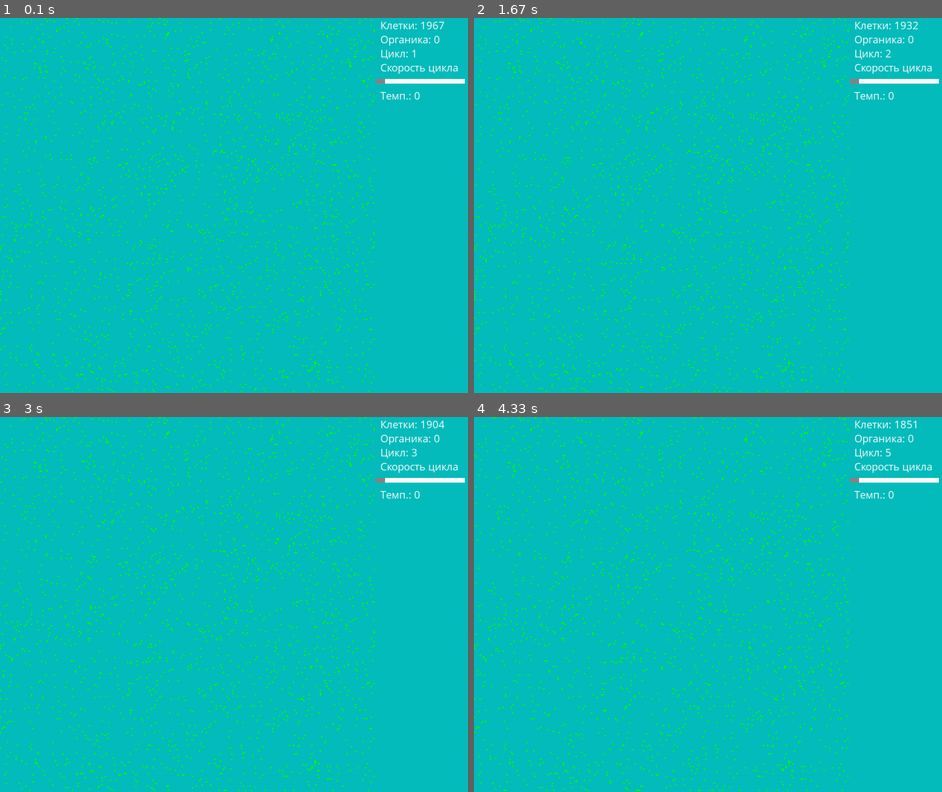
Above: before the commit, frames 1-4 (two rows, left to right).
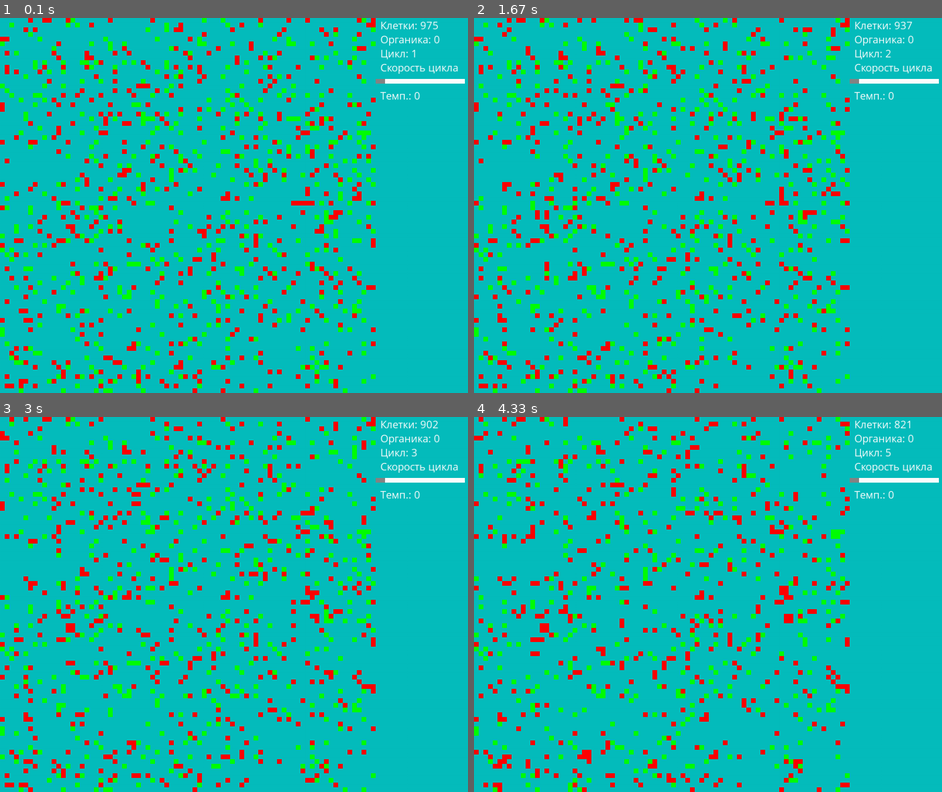
Above: after the commit, the same moments.

Repository: PilotOfAsuka/CellLabPython
Game: pygame game, started from main.py
Two runs of this game, one before a commit and one after it. Both use one fixed random seed, a clock stepped at 60 frames per second and the inputs below.
Inputs (mouse positions are in pixels of both pictures, inside the frame that each line leads up to):
- Up to frame 1 (0.1 s): no input
- Up to frame 2 (1.67 s): no input
- Up to frame 3 (3 s): move the mouse to (299, 522) at 2.4 s; click (299, 522) at 2.68 s
- Up to frame 4 (4.33 s): no input

The runs differ from the first frame. In frame 1, 14% of the frame differs, in the area x 0-95%, y 0-100%; in frame 2, 14%; in frame 3, 13%; in frame 4, 12%.

Commit message:
0.0.1 Predators
Добавлены клетки хищников всё теперь следующие планы на будущее это делать полный рефакторинг кода а после добавлять новые фишки пока останавливаемся на этом нужно вывести все зависимости и убрать все магические числа

Diff:
--- a/configs.py
+++ b/configs.py
@@ -8,10 +8,10 @@
 gui_ofset = 200 # Отступ справа от края для интерфейса
 
 # Мир теперь состоит из клеточек
-CELL_SIZE = 3 # Размер клетки изменяя этот параметр меняется масштаб
+CELL_SIZE = 10 # Размер клетки изменяя этот параметр меняется масштаб
 GRID_SIZE_W = (width - gui_ofset) // CELL_SIZE # Задаем ширину сетки мира (-200 Это отступ для интерфеса)
 GRID_SIZE_H = height // CELL_SIZE # Задаем высоту сетки мира
-START_NUM_OF_CELL = 2000 # Стартовое число клеток при создании мира
+START_NUM_OF_CELL = 500 # Стартовое число клеток при создании мира
 gen_size = 64 # Размер гена
 
 # Кортеж направлений
--- a/func.py
+++ b/func.py
@@ -75,4 +75,10 @@
     # Преобразуем исходное значение в диапазоне от 0 до 1
     normalized = (input_value - original_min) / (original_max - original_min)
     # Преобразуем нормализованное значение в целевой диапазон
-    return normalized * (target_max - target_min) + target_min
+    return int(normalized * (target_max - target_min) + target_min)
+
+def euclidean_distance(point1, point2):
+    x1, y1 = point1
+    x2, y2 = point2
+    distance = np.sqrt((x1 - x2) ** 2 + (y1 - y2) ** 2)
+    return int(distance)
--- a/genome.py
+++ b/genome.py
@@ -23,16 +23,16 @@
     # функция выполнения генома
     def execute_genome(self):
         # Проверка на смерть бота, если его пищи нет
-        if self.food < 0:  # Условие смерти клетки при отрецательной энергии
+        if self.food <= 0:  # Условие смерти клетки при отрецательной энергии
             x, y = self.position
             surface.world_grid[y][x] = None  # Удаление бота из сетки
-        if self.food >= 1000:  # Условие для деления клетки
+        elif self.food >= 1000:  # Условие для деления клетки
             self.reproduce()
-
-        # За то что клетка думает она теряет энергию
-        self.food -= func.normalize_value(temp, -15, 15, 20, 10)
-        command = self.genome[self.ptr]  # УТК
-        self.execute_command(command)  # Выполнение команды генома (УТК)
+        elif self.food in range(1,1000):
+            # За то что клетка думает она теряет энергию
+            self.food -= func.normalize_value(temp, -15, 15, 10, 5)
+            command = self.genome[self.ptr]  # УТК
+            self.execute_command(command)  # Выполнение команды генома (УТК)
 
         # функция выполнений команд
 
@@ -42,10 +42,12 @@
             self.photosynthesis()
         elif command in range(21, 25):
             self.move()
-        elif command == range(1, 9):
+        elif command == range(0, 9):
             self.how_many_food()
         elif command in range(26, 30):
             self.is_this_temp()
+        elif command in range(31, 40):
+            self.command_view()
         else:
             # Если у числа нет команды то происходит безусловный переход
             self.move_ptr_to()
@@ -63,9 +65,8 @@
     # Функция команды "Сколько у меня еды?"
     def how_many_food(self):
         food_index = (self.ptr + 1) % len(self.genome)  # Получаем смещение
-        next_ptr_index = (self.ptr + 2) % len(self.genome)
-        next_next_ptr_index = (
-            self.ptr + 3 + func.normalize_value(temp, -15, 15, 3, 6)) % len(self.genome)
+        next_ptr_index = (self.ptr + 2 + func.euclidean_distance(self.position, sun_coord)) % len(self.genome)
+        next_next_ptr_index = (self.ptr + 3 + func.euclidean_distance(self.position, sun_coord)) % len(self.genome)
         food_genome = self.genome[food_index] * 15  # Получаем условие перехода
 
         if self.food >= food_genome:
@@ -80,7 +81,6 @@
     # функция движения клетки и проверки на столкновение
     def move(self):
         # Модификация для движения бота
-        _, sun_dist = self.food_consumption()
         move_dir_index = (self.ptr + 1) % len(self.genome)  # Индекс смещения
         # Выбираем направление на основе смещения
         move_dir = self.genome[move_dir_index] % len(cfg.move_directions)
@@ -89,7 +89,7 @@
         # Обновление позиции бота
         x, y = self.position
         new_x = (x + dx) % cfg.GRID_SIZE_W
-        new_y = y + dy if -1 < y + dy < cfg.GRID_SIZE_H else y
+        new_y = (y + dy) % cfg.GRID_SIZE_H
 
         # Проверка, свободна ли новая позиция
         if surface.world_grid[new_y][new_x] is None:
@@ -113,7 +113,7 @@
             self.position = (new_x, new_y)
             self.food += 1  # Логика расхода энергии
             dir_index = (
-                self.ptr + 3 + int(func.normalize_value(self.food, 0, 1000, 1, 10))) % len(self.genome)
+                self.ptr + 3 + func.normalize_value(self.food, 0, 1000, 1, 10)) % len(self.genome)
             self.ptr = (self.ptr + self.genome[dir_index]) % len(self.genome)
 
         # Если куда хочет шагнуть клетка есть такая же клетка
@@ -161,7 +161,7 @@
         new_bot = BotGenome(food=self.food // 2, x=x, y=y,
                             color=new_color, genome=new_genome)  # Создание нового бота
         surface.world_grid[y][x] = new_bot  # Помещаем ннового бота в мир
-        self.food //= 2  # Разделяем энергию между родительской и дочерней клетки
+        self.food //= 4  # Разделяем энергию между родительской и дочерней клетки
 
         # функция потребления еды взависимости от растояния и силы освещенности
     def food_consumption(self):
@@ -176,5 +176,232 @@
 
     def is_this_temp(self):
         temp_index = (
-            self.ptr + int(func.normalize_value(temp, -15, 15, 1, 100))) % len(self.genome)
+            self.ptr + func.normalize_value(temp, -15, 15, 30, 0)) % len(self.genome)
         self.ptr = (self.ptr + self.genome[temp_index]) % len(self.genome)
+
+    def command_view(self):
+        move_dir_index = (self.ptr + 1) % len(self.genome)  # Индекс смещения
+        # Выбираем направление на основе смещения взгляда
+        move_dir = self.genome[move_dir_index] % len(cfg.move_directions)
+        dx, dy = cfg.move_directions[move_dir]  # Получаем Направление
+        # получаем точку куда мы смотрим
+        x, y = self.position
+        new_x = (x + dx) % cfg.GRID_SIZE_W
+        new_y = (y + dy) % cfg.GRID_SIZE_H
+
+        if surface.world_grid[new_y][new_x] is None:
+            dir_index = (self.ptr + 2)  % len(self.genome)
+            self.ptr = (self.ptr + self.genome[dir_index]) % len(self.genome)
+
+        elif isinstance(surface.world_grid[new_y][new_x], objs.Food):
+            dir_index = (self.ptr + 43)  % len(self.genome)
+            self.ptr = (self.ptr + self.genome[dir_index]) % len(self.genome)
+
+        elif isinstance(surface.world_grid[new_y][new_x], Cell):
+            dir_index = (self.ptr + 59)  % len(self.genome)
+            self.ptr = (self.ptr + self.genome[dir_index]) % len(self.genome)
+
+        elif isinstance(surface.world_grid[new_y][new_x], Predator):
+            dir_index = (self.ptr + 24)  % len(self.genome)
+            self.ptr = (self.ptr + self.genome[dir_index]) % len(self.genome)
+
+
+
+class Predator(BotGenome):
+    def __init__(self, food=800, x=0, y=0, color=(255, 0, 0), genome=None):
+        super().__init__(food, x, y, color, genome)
+
+        # функция выполнения генома
+    def execute_genome(self):
+        # Проверка на смерть бота, если его пищи нет
+        if self.food <= 0:  # Условие смерти клетки при отрецательной энергии
+            x, y = self.position
+            surface.world_grid[y][x] = None  # Удаление бота из сетки
+        elif self.food >= 1000:  # Условие для деления клетки
+            self.reproduce()
+        elif self.food in range(1,1000):
+            # За то что клетка думает она теряет энергию
+            #self.food -= func.normalize_value(temp, -15, 15, 2, 1)
+            command = self.genome[self.ptr]  # УТК
+            self.execute_command(command)  # Выполнение команды генома (УТК)
+
+    def execute_command(self, command):
+        # Выполнение команды в зависимости от числа
+
+        if command in range(0, 15):
+            self.move()
+        elif command == range(16, 30):
+            self.how_many_food()
+        elif command in range(31, 40):
+            self.is_this_temp()
+        elif command in range(41, 50):
+            self.command_view()
+        else:
+            # Если у числа нет команды то происходит безусловный переход
+            self.move_ptr_to()
+        # Здесь могут быть другие команды....
+
+    # функция движения клетки и проверки на столкновение
+    def move(self):
+        self.food -= func.normalize_value(temp, -15, 15, 40, 30)
+        # Модификация для движения бота
+        move_dir_index = (self.ptr + 1) % len(self.genome)  # Индекс смещения
+        # Выбираем направление на основе смещения
+        move_dir = self.genome[move_dir_index] % len(cfg.move_directions)
+        dx, dy = cfg.move_directions[move_dir]  # Получаем Направление
+
+        # Обновление позиции бота
+        x, y = self.position
+        new_x = (x + dx) % cfg.GRID_SIZE_W
+        new_y = (y + dy) % cfg.GRID_SIZE_H
+
+        # Проверка, свободна ли новая позиция
+        if surface.world_grid[new_y][new_x] is None:
+            # Освобождаем текущую позицию
+            surface.world_grid[y][x] = None
+            # Перемещаем бота на новую позицию
+            surface.world_grid[new_y][new_x] = self
+            self.position = new_x, new_y
+            # Уменьшение количества еды бота за движение
+            # Логика расхода энергии
+
+        # Если куда хочет шагнуть клетка есть еда
+        elif isinstance(surface.world_grid[new_y][new_x], objs.Food):
+            # Освобождаем текущую позицию
+            surface.world_grid[y][x] = None
+            # Освобождаем позицию клетки с едой
+            surface.world_grid[new_y][new_x] = None
+            # Перемещаем бота на новую позицию
+            surface.world_grid[new_y][new_x] = self
+            self.position = new_x, new_y
+            self.food += 1  # Логика расхода энергии
+            dir_index = (self.ptr + 43)  % len(self.genome)
+            self.ptr = (self.ptr + self.genome[dir_index]) % len(self.genome)
+
+        # Если куда хочет шагнуть клетка есть клетка
+        elif isinstance(surface.world_grid[new_y][new_x], Cell):
+            # Освобождаем текущую позицию
+            surface.world_grid[y][x] = None
+            # Освобождаем позицию клетки с едой
+            surface.world_grid[new_y][new_x] = None
+            # Перемещаем бота на новую позицию
+            surface.world_grid[new_y][new_x] = self
+            self.position = new_x, new_y
+            self.food += 100  # Логика расхода энергии
+            dir_index = (self.ptr + 24) % len(self.genome)
+            self.ptr = (self.ptr + self.genome[dir_index]) % len(self.genome)
+        elif isinstance(surface.world_grid[new_x][new_y], Predator):
+            dir_index = (self.ptr + 59) % len(self.genome)
+            self.ptr = (self.ptr + self.genome[dir_index]) % len(self.genome)
+
+    # функция деления
+    def reproduce(self):
+        # Получаем список свободных позиций вокруг бота
+        free_positions = func.get_free_adjacent_positions(
+            self.position, surface.world_grid)
+
+        if not free_positions:
+            x, y = self.position
+            # Удаление бота из сетки если Нет свободных позиций для размножения
+            surface.world_grid[y][x] = None
+            if random.random() < 0.1:
+                # С шансом 10 процентов после смерти бота появляется органика (Если нету места для размножения)
+                surface.world_grid[y][x] = objs.Food(self, x=x, y=y, food=100)
+            return
+
+        # Выбираем случайную свободную позицию для нового бота
+        x, y = random.choice(free_positions)
+
+        # Копируем геном родителя
+        new_genome = self.genome.copy()
+
+        # Проводим мутацию в геноме
+        func.mutate_genome(new_genome)
+
+        # Создаем нового бота с мутированным геномом
+        new_color = (max(self.color[0] - 1, 90),0, 0)  # Смещаем цвета
+        new_bot = Predator(food=self.food // 2, x=x, y=y,color=new_color, genome=new_genome)  # Создание нового бота
+        surface.world_grid[y][x] = new_bot  # Помещаем ннового бота в мир
+        self.food //= 4  # Разделяем энергию между родительской и дочерней клетки
+
+class Cell(BotGenome):
+    def __init__(self, food=500, x=0, y=0, color=(0, 255, 0), genome=None):
+        super().__init__(food, x, y, color, genome)
+
+    # функция движения клетки и проверки на столкновение
+    def move(self):
+        # Модификация для движения бота
+        move_dir_index = (self.ptr + 1) % len(self.genome)  # Индекс смещения
+        # Выбираем направление на основе смещения
+        move_dir = self.genome[move_dir_index] % len(cfg.move_directions)
+        dx, dy = cfg.move_directions[move_dir]  # Получаем Направление
+
+        # Обновление позиции бота
+        x, y = self.position
+        new_x = (x + dx) % cfg.GRID_SIZE_W
+        new_y = (y + dy) % cfg.GRID_SIZE_H
+
+        # Проверка, свободна ли новая позиция
+        if surface.world_grid[new_y][new_x] is None:
+            # Освобождаем текущую позицию
+            surface.world_grid[y][x] = None
+            # Перемещаем бота на новую позицию
+            surface.world_grid[new_y][new_x] = self
+            self.position = new_x, new_y
+            # Уменьшение количества еды бота за движение
+            # Логика расхода энергии
+            self.food -= func.normalize_value(temp, -15, 15, 50, 0)
+
+        # Если куда хочет шагнуть клетка есть еда
+        elif isinstance(surface.world_grid[new_y][new_x], objs.Food):
+            # Освобождаем текущую позицию
+            surface.world_grid[y][x] = None
+            # Освобождаем позицию клетки с едой
+            surface.world_grid[new_y][new_x] = None
+            # Перемещаем бота на новую позицию
+            surface.world_grid[new_y][new_x] = self
+            self.position = (new_x, new_y)
+            self.food += 1  # Логика расхода энергии
+            dir_index = (self.ptr + 43 + int(func.normalize_value(self.food, 0, 1000, 1, 10))) % len(self.genome)
+            self.ptr = (self.ptr + self.genome[dir_index]) % len(self.genome)
+
+        # Если куда хочет шагнуть клетка есть такая же клетка
+        elif isinstance(surface.world_grid[new_y][new_x], Cell):
+            dir_index = (self.ptr + 59) % len(self.genome)
+            self.ptr = (self.ptr + self.genome[dir_index]) % len(self.genome)
+
+        elif isinstance(surface.world_grid[new_y][new_x],Predator):
+            dir_index = (self.ptr + 24) % len(self.genome)
+            self.ptr = (self.ptr + self.genome[dir_index]) % len(self.genome)
+
+        # функция деления
+    def reproduce(self):
+        # Получаем список свободных позиций вокруг бота
+        free_positions = func.get_free_adjacent_positions(
+            self.position, surface.world_grid)
+
+        if not free_positions:
+            x, y = self.position
+            # Удаление бота из сетки если Нет свободных позиций для размножения
+            surface.world_grid[y][x] = None
+            if random.random() < 0.1:
+                # С шансом 10 процентов после смерти бота появляется органика (Если нету места для размножения)
+                surface.world_grid[y][x] = objs.Food(self, x=x, y=y, food=100)
+            return
+
+        # Выбираем случайную свободную позицию для нового бота
+        x, y = random.choice(free_positions)
+
+        # Копируем геном родителя
+        new_genome = self.genome.copy()
+
+        # Проводим мутацию в геноме
+        func.mutate_genome(new_genome)
+
+        # Создаем нового бота с мутированным геномом
+        new_color = (self.color[0], max(
+            self.color[1] - 1, 90), 0)  # Смещаем цвета
+        new_bot = Cell(food=self.food // 2, x=x, y=y,
+                            color=new_color, genome=new_genome)  # Создание нового бота
+        surface.world_grid[y][x] = new_bot  # Помещаем ннового бота в мир
+        self.food //= 4  # Разделяем энергию между родительской и дочерней клетки
--- a/surface.py
+++ b/surface.py
@@ -10,8 +10,13 @@
 # Инициализация начальных клеток в мире
 for _ in range(cfg.START_NUM_OF_CELL):
     x, y = func.random_position(world_grid)
-    bot = genome.BotGenome(x=x, y=y)
+    bot = genome.Cell(x=x, y=y)
     world_grid[y][x] = bot
+for _ in range(cfg.START_NUM_OF_CELL):
+    x, y = func.random_position(world_grid)
+    bot = genome.Predator(x=x, y=y)
+    world_grid[y][x] = bot
+
 # Класс Surface определяет мир или же поверхноть для отрисовки
 class Surface:
     def __init__(self, surface):
Not shown, added: .DS_Store
